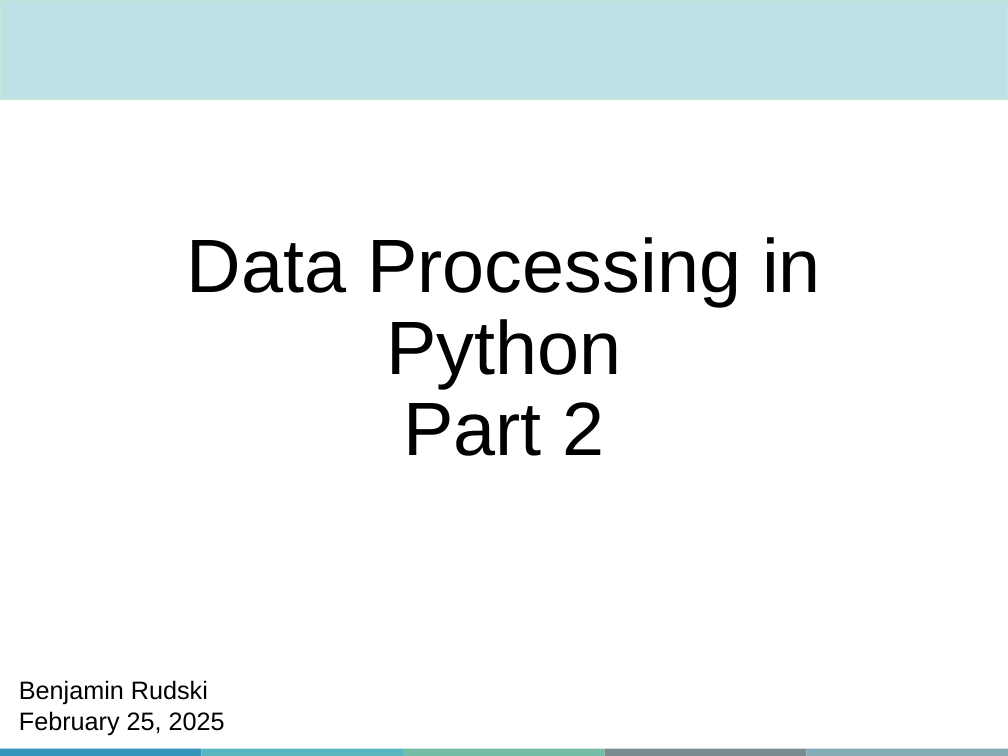
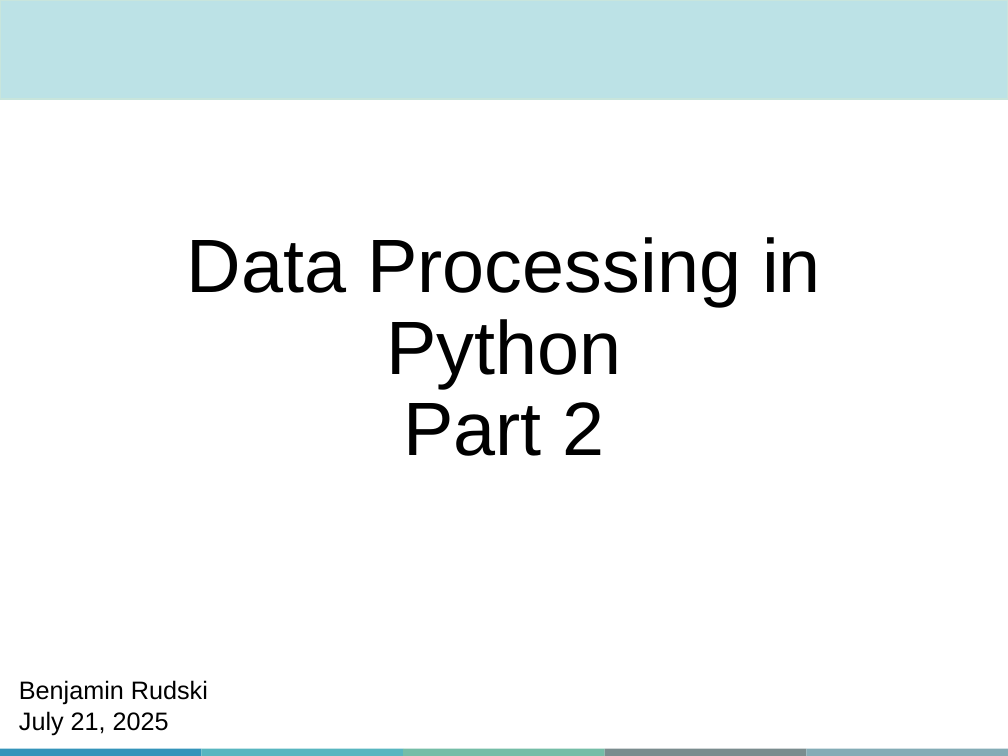
Before and after one commit to QLS-MiCM/DataProcessingInPython, a slide deck: slide 1 of Slides/QLS-MiCM Data Processing in Python (Part 2) Workshop PPT.pptx. Drawn at 1008x756 pixels with LibreOffice and Linux fonts; fonts in the diff are those of the drawing; background and template pictures are left out. Boxes give left, top, right and bottom in pixels: in the first picture for what was removed or moved away, otherwise in the second. Text is boxed around its words. In the diff, an @@ line names an element or a change of style, - is before the commit and + after.

```diff
--- a/Slides/QLS-MiCM Data Processing in Python (Part 2) Workshop PPT.pptx
+++ b/Slides/QLS-MiCM Data Processing in Python (Part 2) Workshop PPT.pptx
@@ text at <box>19,711,169,735</box>: text changed @@
-February 25, 2025
+July 21, 2025
```
Also in this commit, not shown: 2 other slides changed, 3 other files.
